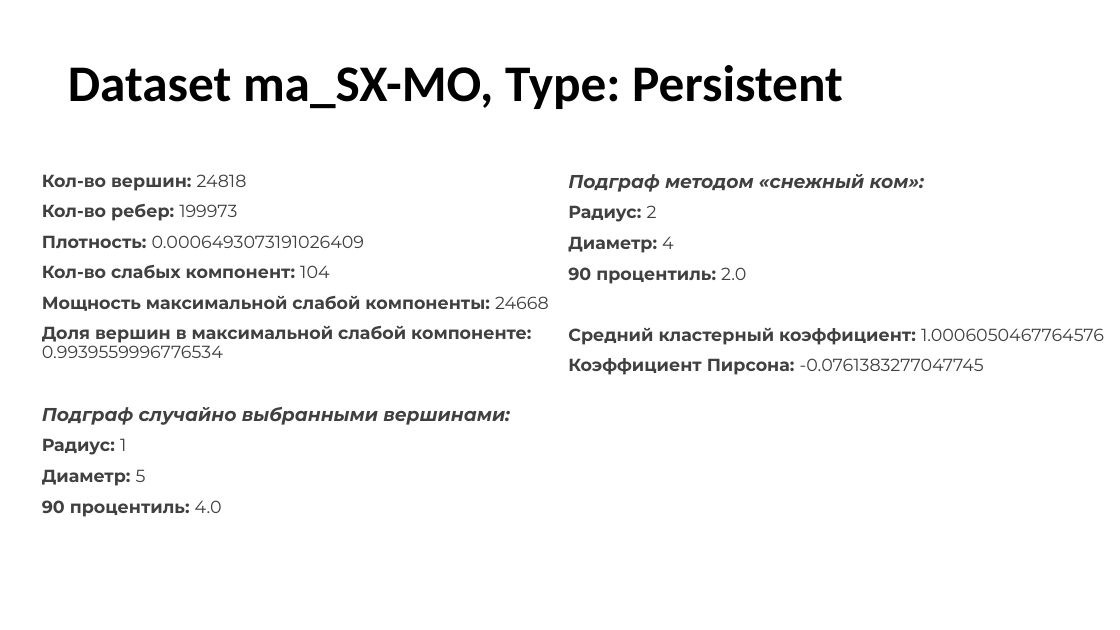
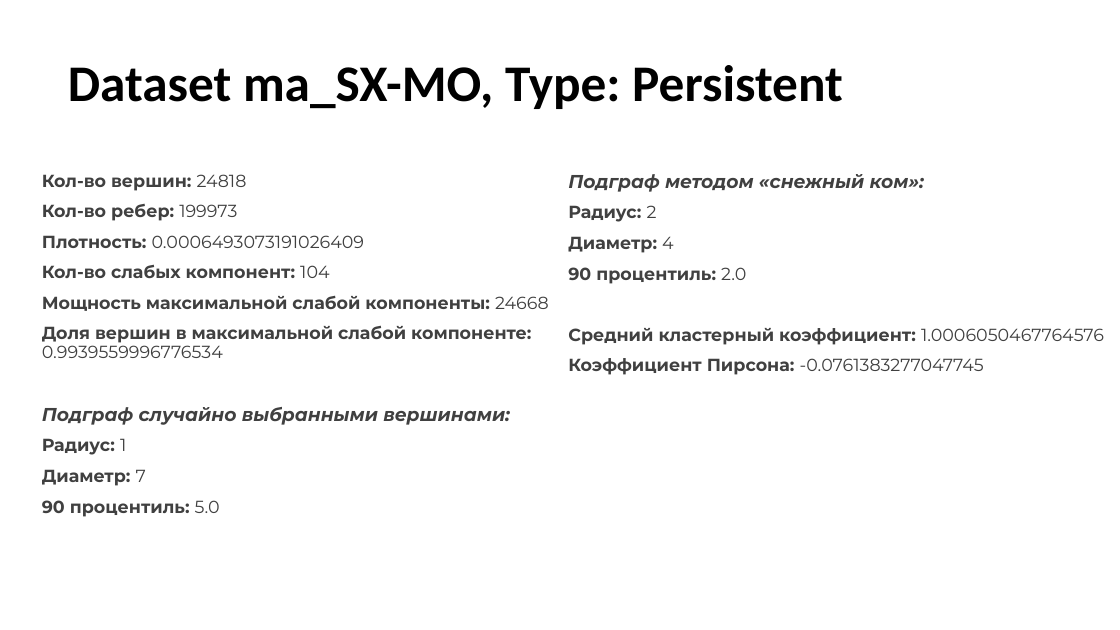
Before and after one commit to answerIII/GraphTheory2022-2023, a slide deck: slide 13 of grafy.pptx. Drawn at 1120x630 pixels with LibreOffice and Linux fonts; fonts in the diff are those of the drawing. Boxes give left, top, right and bottom in pixels: in the first picture for what was removed or moved away, otherwise in the second. Text is boxed around its words. In the diff, an @@ line names an element or a change of style, - is before the commit and + after.

```diff
--- a/grafy.pptx
+++ b/grafy.pptx
@@ text at (x1=42, y1=469, x2=220, y2=517): text changed @@
-Диаметр: 5
-90 процентиль: 4.0
+Диаметр: 7
+90 процентиль: 5.0
```
Also in this commit, not shown: 3 other slides changed, 13 other files.
